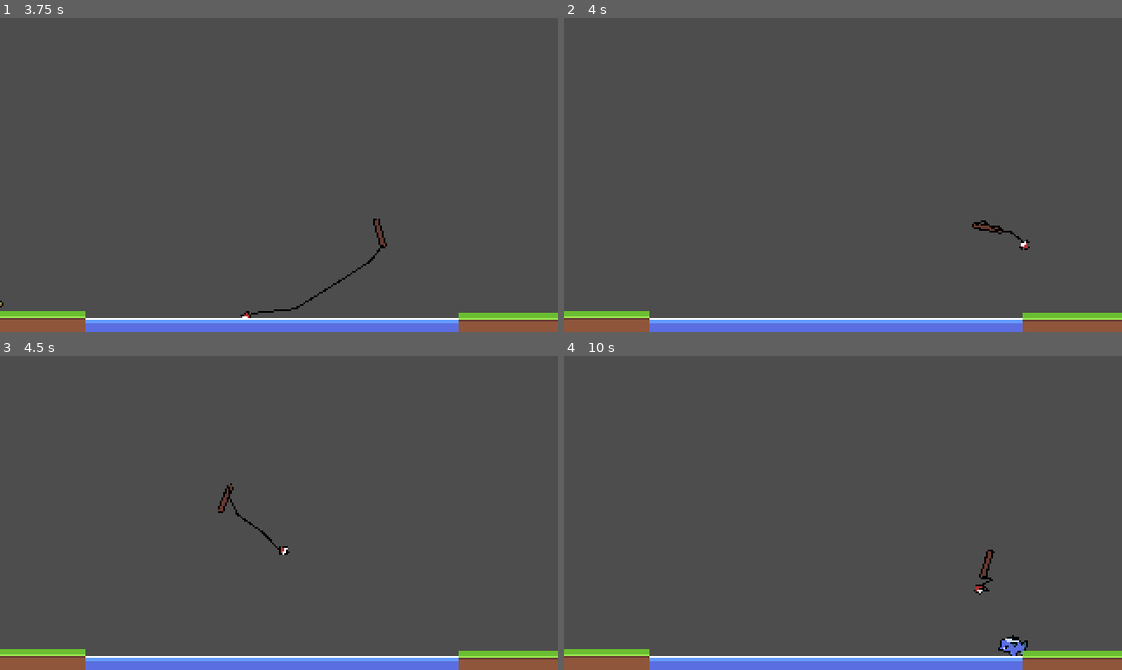
Above: before the commit, frames 1-4 (two rows, left to right).
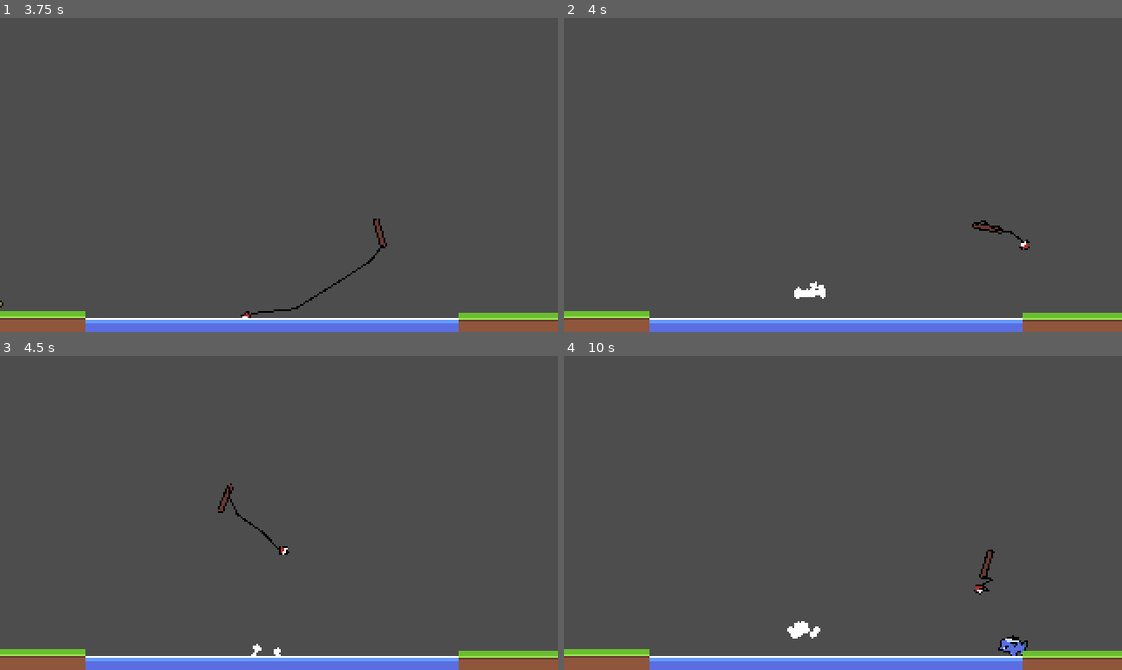
Above: after the commit, the same moments.

Repository: thomz12/LD58
Game: Godot game, scene res://scenes/main.tscn
Two runs of this game, one before a commit and one after it. Both use one fixed random seed, a clock stepped at 60 frames per second and the inputs below.
Inputs (mouse positions are in pixels of both pictures, inside the frame that each line leads up to):
- Up to frame 1 (3.75 s): move the mouse to (401, 159) at 0.52 s; move the mouse to (167, 190) at 1.27 s; move the mouse to (334, 105) at 2.02 s; move the mouse to (251, 237) at 2.77 s; move the mouse to (446, 222) at 3.52 s
- Up to frame 2 (4 s): no input
- Up to frame 3 (4.5 s): move the mouse to (111, 465) at 4.27 s
- Up to frame 4 (10 s): move the mouse to (870, 513) at 5.02 s; move the mouse to (759, 434) at 5.77 s; move the mouse to (965, 497) at 6.52 s; move the mouse to (731, 528) at 7.27 s; move the mouse to (898, 443) at 8.02 s; move the mouse to (815, 575) at 8.77 s; move the mouse to (1010, 560) at 9.52 s

Frame 1 is identical in both runs. In frame 2, 0.2% of the frame differs, in the area x 41-47%, y 83-90%; in frame 3, less than 0.1%; in frame 4, 0.2%, in the area x 40-46%, y 84-90%.

Commit message:
Some fun fx stuff

Diff:
--- /dev/null
+++ b/ld-58/resources/particles/water_burst.tscn
@@ -0,0 +1,50 @@
+[gd_scene load_steps=4 format=3 uid="uid://b23d42cjlhsjp"]
+
+[sub_resource type="Curve" id="Curve_1ug3j"]
+_data = [Vector2(0.010101009, 1), 0.0, 0.0, 0, 0, Vector2(0.7434343, 1), 0.0, 0.0, 0, 0, Vector2(0.9979797, 0.023036242), -7.290424, 0.0, 0, 0]
+point_count = 3
+
+[sub_resource type="Animation" id="Animation_1ug3j"]
+resource_name = "free"
+length = 2.0
+tracks/0/type = "method"
+tracks/0/imported = false
+tracks/0/enabled = true
+tracks/0/path = NodePath(".")
+tracks/0/interp = 1
+tracks/0/loop_wrap = true
+tracks/0/keys = {
+"times": PackedFloat32Array(2.0333333),
+"transitions": PackedFloat32Array(1),
+"values": [{
+"args": [],
+"method": &"queue_free"
+}]
+}
+
+[sub_resource type="AnimationLibrary" id="AnimationLibrary_8nc7t"]
+_data = {
+&"free": SubResource("Animation_1ug3j")
+}
+
+[node name="WaterBurst" type="CPUParticles2D"]
+emitting = false
+amount = 20
+one_shot = true
+explosiveness = 1.0
+randomness = 1.0
+direction = Vector2(0, -1)
+spread = 20.0
+gravity = Vector2(0, 245)
+initial_velocity_min = 75.0
+initial_velocity_max = 100.0
+angular_velocity_min = -180.0
+angular_velocity_max = 180.0
+scale_amount_min = 2.0
+scale_amount_max = 4.0
+scale_amount_curve = SubResource("Curve_1ug3j")
+
+[node name="AnimationPlayer" type="AnimationPlayer" parent="."]
+libraries = {
+&"": SubResource("AnimationLibrary_8nc7t")
+}
--- a/ld-58/scripts/float.gd
+++ b/ld-58/scripts/float.gd
@@ -4,8 +4,9 @@
 
 @onready var audio_stream_player_2d: AudioStreamPlayer2D = $AudioStreamPlayer2D
 
+var sfx_come_up := load("res://audio/fx_float_comes_up.wav")
 var sfx_hit_water := load("res://audio/fx_float_hits_water.wav")
-var sfx_come_up := load("res://audio/fx_float_comes_up.wav")
+var fx_water_burst := load("res://resources/particles/water_burst.tscn")
 
 var stuck := false
 var over_ground = false
@@ -31,6 +32,11 @@
 			fish.launch_vector = rod.linear_velocity.normalized()
 			add_child(fish)
 			Events.fish_caught.emit(fish.data)
+
+			var fx := fx_water_burst.instantiate() as CPUParticles2D
+			fx.emitting = true
+			fx.global_position = global_position
+			rod.add_sibling(fx)
 
 			## AUDIO STUFF
 			audio_stream_player_2d.stream = sfx_come_up
